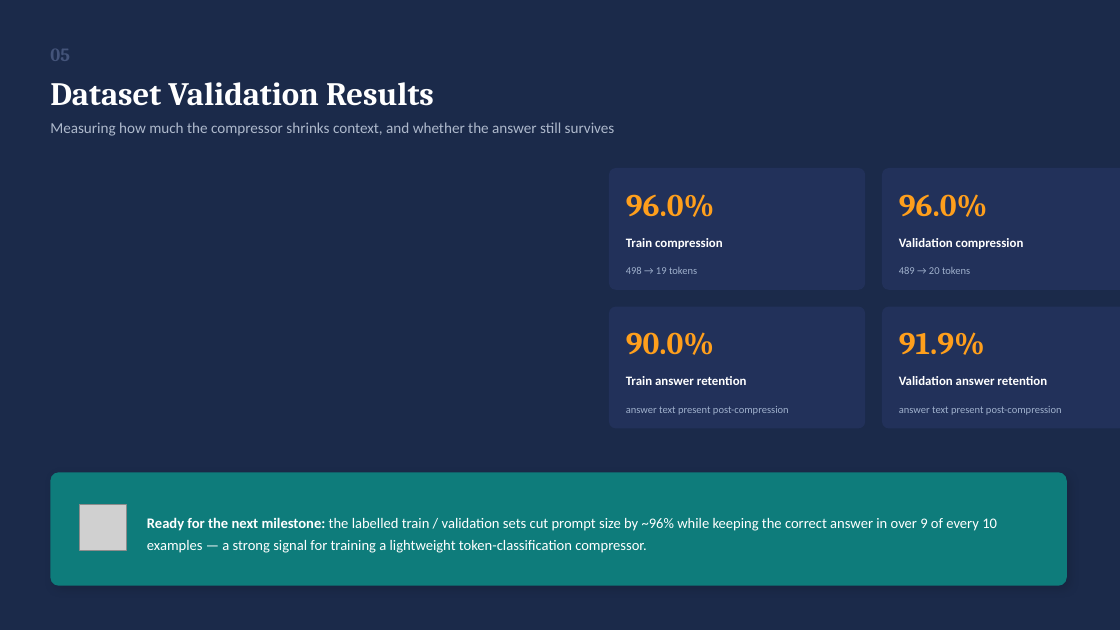
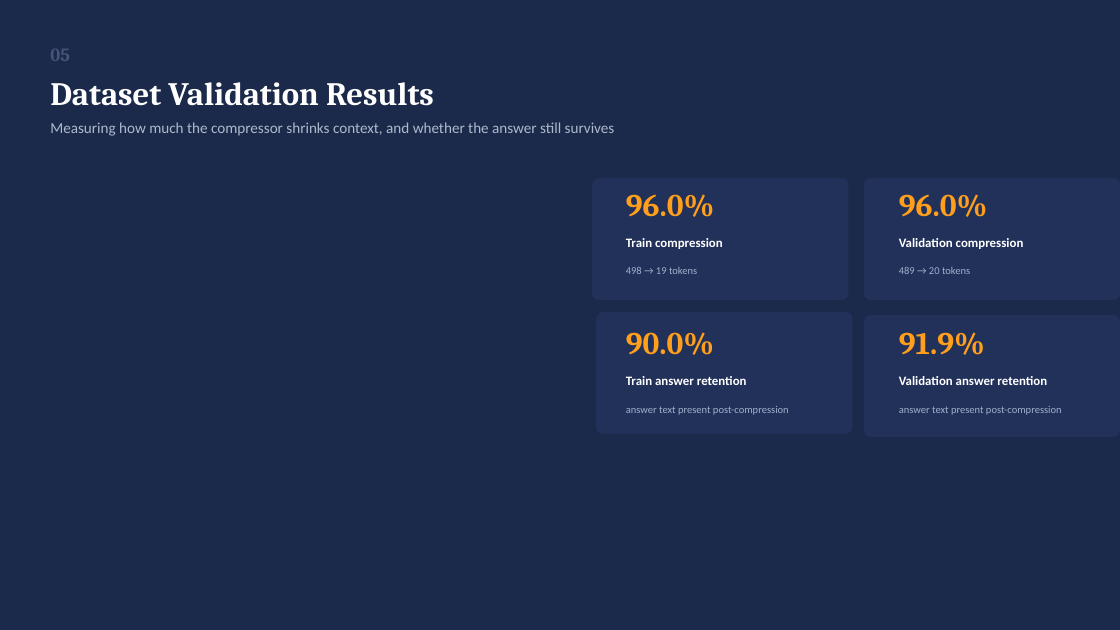
Before and after one commit to blurrydev/Group-9-DS-and-AI-Lab-Project, a slide deck: slide 6 of Milestone Files/Milestone 2/Milestone2 Presentation.pptx. Drawn at 1120x630 pixels with LibreOffice and Linux fonts; fonts in the diff are those of the drawing; grey boxes stand for pictures. Boxes give left, top, right and bottom in pixels: in the first picture for what was removed or moved away, otherwise in the second. Text is boxed around its words. In the diff, an @@ line names an element or a change of style, - is before the commit and + after.

Commit message:
Updated ppt

```diff
--- a/Milestone Files/Milestone 2/Milestone2 Presentation.pptx
+++ b/Milestone Files/Milestone 2/Milestone2 Presentation.pptx
@@ rounded rectangle moved from (x1=609, y1=168, x2=865, y2=290) to (x1=592, y1=178, x2=849, y2=300) @@
@@ rounded rectangle resized from (x1=882, y1=168, x2=1120, y2=290) to (x1=864, y1=178, x2=1120, y2=300) @@
@@ rounded rectangle moved from (x1=609, y1=307, x2=865, y2=429) to (x1=597, y1=313, x2=853, y2=434) @@
@@ rounded rectangle resized from (x1=882, y1=307, x2=1120, y2=429) to (x1=864, y1=315, x2=1120, y2=437) @@
@@ rounded rectangle removed at (x1=50, y1=472, x2=1067, y2=586) @@
@@ picture removed at (x1=80, y1=504, x2=126, y2=550) @@
@@ text removed at (x1=147, y1=517, x2=997, y2=553) @@
-Ready for the next milestone: the labelled train / validation sets cut prompt size by ~96% while keeping the correct answer in over 9 of every 10 examples — a strong signal for training a lightweight token-classification compressor.
```
Also in this commit, not shown: 2 other slides changed.
